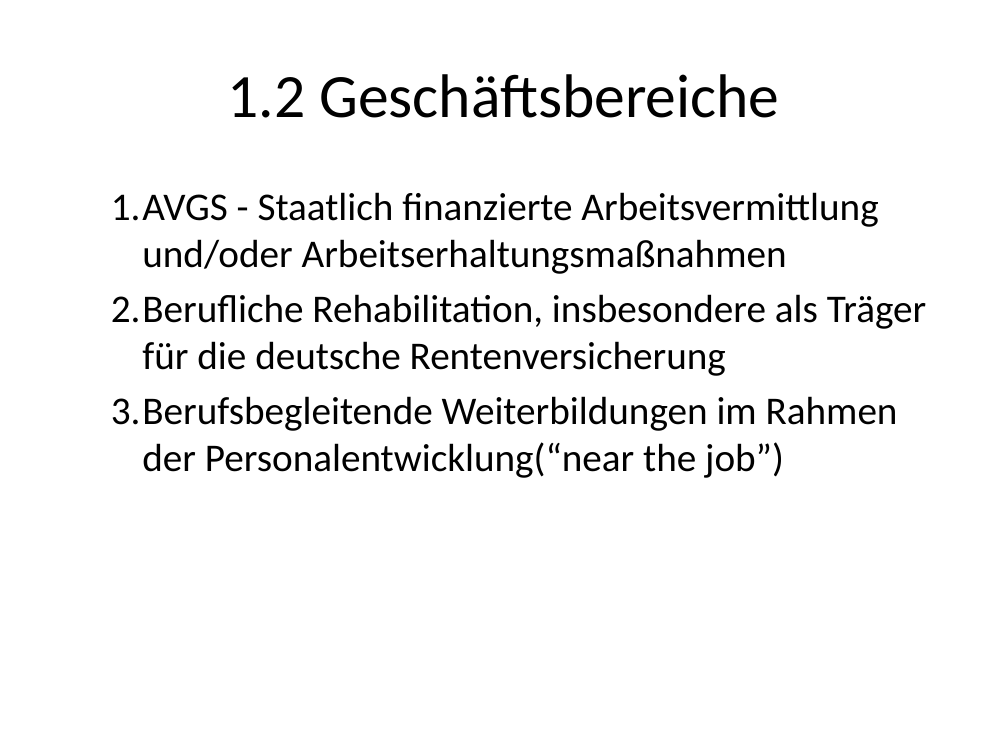
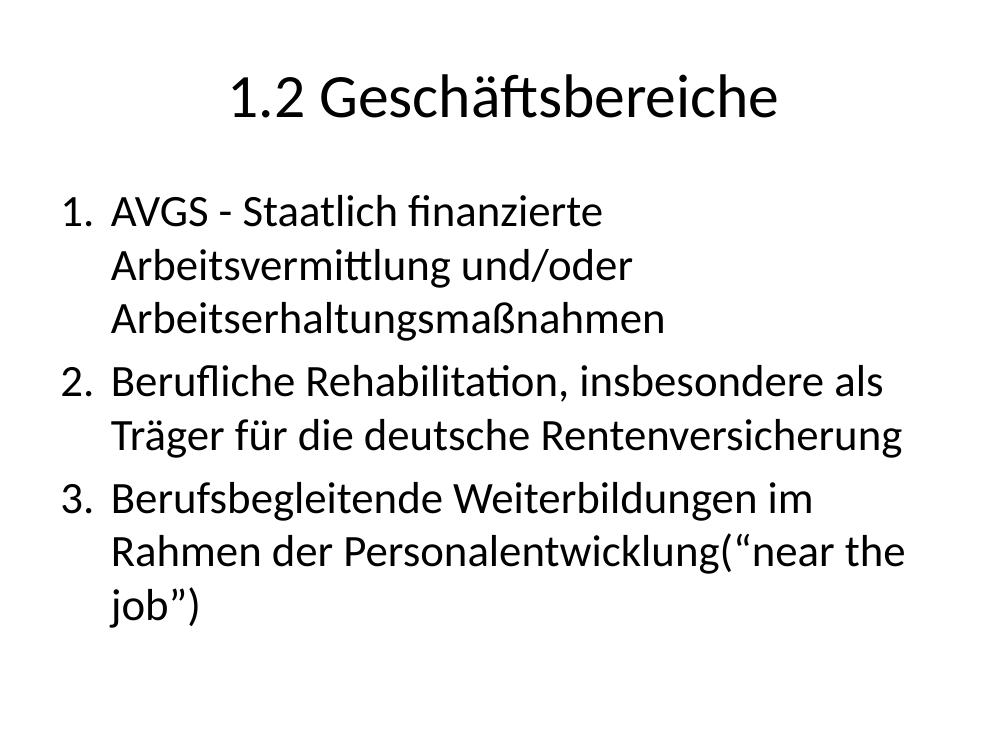
Before and after one commit to roman91DE/wipaed, a slide deck: slide 6 of praktikum/praesentation/praesentation.pptx. Drawn at 1008x756 pixels with LibreOffice and Linux fonts; fonts in the diff are those of the drawing. Boxes give left, top, right and bottom in pixels: in the first picture for what was removed or moved away, otherwise in the second. Text is boxed around its words. In the diff, an @@ line names an element or a change of style, - is before the commit and + after.

```diff
--- a/praktikum/praesentation/praesentation.pptx
+++ b/praktikum/praesentation/praesentation.pptx
@@ text "AVGS - Staatlich finanzierte Arbeitsvermittlung ..." at (111, 195, 906, 628): size 28 to 32 pt; list level 2 to 1 in "AVGS - Staatlich finanzierte Arbeitsvermittlung ..."; list level 2 to 1 in "Berufliche Rehabilitation, insbesondere als Träger ..."; list level 2 to 1 in "Berufsbegleitende Weiterbildungen im Rahmen der ..." @@
```
Also in this commit, not shown: 3 other slides changed, 3 other files.
